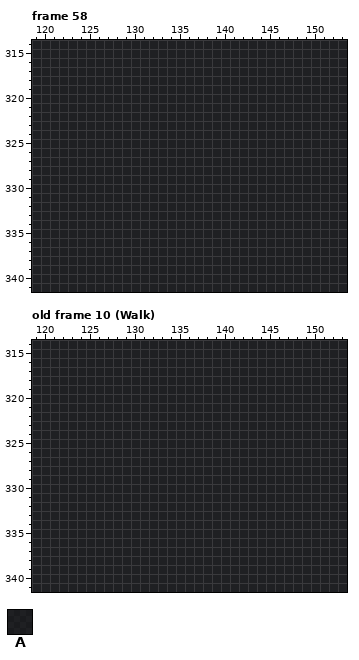
One commit to this pixel-art file: Entregas/ase/Sprites/Sprite-0006.ase. That is the earlier state.
384x384 pixels, 58 frames. Colours within 5 levels of each other are drawn and written as one. Shown: frame 58: x 119..153, y 314..341; old frame 10 (Walk): x 119..153, y 314..341. The commit also changed other frames or places, which this record leaves out.
Visible layers, top first: "Animações", "Hitbox" hard light, "Desenhos", "Fundo" opacity 55%.
Palette (. is transparent): A #0000008d
Pixels before, frame 58, first column x 119:
314 AAAAAAAAAAAAAAAAAAAAAAAAAAAAAAAAAAA
315 AAAAAAAAAAAAAAAAAAAAAAAAAAAAAAAAAAA
316 AAAAAAAAAAAAAAAAAAAAAAAAAAAAAAAAAAA
317 AAAAAAAAAAAAAAAAAAAAAAAAAAAAAAAAAAA
318 AAAAAAAAAAAAAAAAAAAAAAAAAAAAAAAAAAA
319 AAAAAAAAAAAAAAAAAAAAAAAAAAAAAAAAAAA
320 AAAAAAAAAAAAAAAAAAAAAAAAAAAAAAAAAAA
321 AAAAAAAAAAAAAAAAAAAAAAAAAAAAAAAAAAA
322 AAAAAAAAAAAAAAAAAAAAAAAAAAAAAAAAAAA
323 AAAAAAAAAAAAAAAAAAAAAAAAAAAAAAAAAAA
324 AAAAAAAAAAAAAAAAAAAAAAAAAAAAAAAAAAA
325 AAAAAAAAAAAAAAAAAAAAAAAAAAAAAAAAAAA
326 AAAAAAAAAAAAAAAAAAAAAAAAAAAAAAAAAAA
327 AAAAAAAAAAAAAAAAAAAAAAAAAAAAAAAAAAA
328 AAAAAAAAAAAAAAAAAAAAAAAAAAAAAAAAAAA
329 AAAAAAAAAAAAAAAAAAAAAAAAAAAAAAAAAAA
330 AAAAAAAAAAAAAAAAAAAAAAAAAAAAAAAAAAA
331 AAAAAAAAAAAAAAAAAAAAAAAAAAAAAAAAAAA
332 AAAAAAAAAAAAAAAAAAAAAAAAAAAAAAAAAAA
333 AAAAAAAAAAAAAAAAAAAAAAAAAAAAAAAAAAA
334 AAAAAAAAAAAAAAAAAAAAAAAAAAAAAAAAAAA
335 AAAAAAAAAAAAAAAAAAAAAAAAAAAAAAAAAAA
336 AAAAAAAAAAAAAAAAAAAAAAAAAAAAAAAAAAA
337 AAAAAAAAAAAAAAAAAAAAAAAAAAAAAAAAAAA
338 AAAAAAAAAAAAAAAAAAAAAAAAAAAAAAAAAAA
339 AAAAAAAAAAAAAAAAAAAAAAAAAAAAAAAAAAA
340 AAAAAAAAAAAAAAAAAAAAAAAAAAAAAAAAAAA
341 AAAAAAAAAAAAAAAAAAAAAAAAAAAAAAAAAAA
Pixels before, old frame 10 (Walk), first column x 119:
314 AAAAAAAAAAAAAAAAAAAAAAAAAAAAAAAAAAA
315 AAAAAAAAAAAAAAAAAAAAAAAAAAAAAAAAAAA
316 AAAAAAAAAAAAAAAAAAAAAAAAAAAAAAAAAAA
317 AAAAAAAAAAAAAAAAAAAAAAAAAAAAAAAAAAA
318 AAAAAAAAAAAAAAAAAAAAAAAAAAAAAAAAAAA
319 AAAAAAAAAAAAAAAAAAAAAAAAAAAAAAAAAAA
320 AAAAAAAAAAAAAAAAAAAAAAAAAAAAAAAAAAA
321 AAAAAAAAAAAAAAAAAAAAAAAAAAAAAAAAAAA
322 AAAAAAAAAAAAAAAAAAAAAAAAAAAAAAAAAAA
323 AAAAAAAAAAAAAAAAAAAAAAAAAAAAAAAAAAA
324 AAAAAAAAAAAAAAAAAAAAAAAAAAAAAAAAAAA
325 AAAAAAAAAAAAAAAAAAAAAAAAAAAAAAAAAAA
326 AAAAAAAAAAAAAAAAAAAAAAAAAAAAAAAAAAA
327 AAAAAAAAAAAAAAAAAAAAAAAAAAAAAAAAAAA
328 AAAAAAAAAAAAAAAAAAAAAAAAAAAAAAAAAAA
329 AAAAAAAAAAAAAAAAAAAAAAAAAAAAAAAAAAA
330 AAAAAAAAAAAAAAAAAAAAAAAAAAAAAAAAAAA
331 AAAAAAAAAAAAAAAAAAAAAAAAAAAAAAAAAAA
332 AAAAAAAAAAAAAAAAAAAAAAAAAAAAAAAAAAA
333 AAAAAAAAAAAAAAAAAAAAAAAAAAAAAAAAAAA
334 AAAAAAAAAAAAAAAAAAAAAAAAAAAAAAAAAAA
335 AAAAAAAAAAAAAAAAAAAAAAAAAAAAAAAAAAA
336 AAAAAAAAAAAAAAAAAAAAAAAAAAAAAAAAAAA
337 AAAAAAAAAAAAAAAAAAAAAAAAAAAAAAAAAAA
338 AAAAAAAAAAAAAAAAAAAAAAAAAAAAAAAAAAA
339 AAAAAAAAAAAAAAAAAAAAAAAAAAAAAAAAAAA
340 AAAAAAAAAAAAAAAAAAAAAAAAAAAAAAAAAAA
341 AAAAAAAAAAAAAAAAAAAAAAAAAAAAAAAAAAA
After the commit:
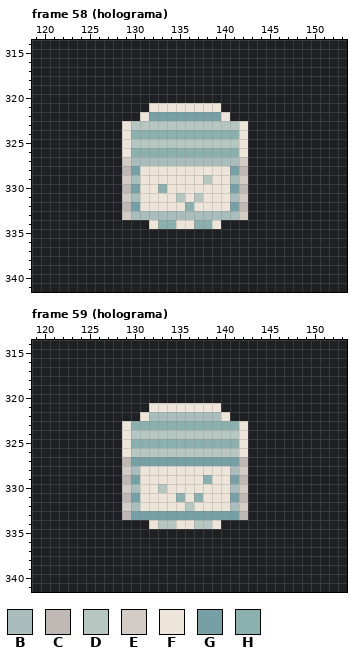
Colours new in this view: B #aabdbd  C #bfb8b4  D #b6c7c1  E #d3cbc5  F #ede4da  G #769fa6  H #8bb0ad
A new or re-ordered frame is compared with the old frame closest to it.
Log entry: Sprite do NPC holograma
Change:
frames 58 -> 73
layer "holo" opacity 44% added
Frame 58 (holograma), layers "holo", "Animações":
The edit turns colour A into colour B in row 327 at x 130 to 141; in row 329 at x 130 and 141; in row 331 at x 130 and 141; in row 333 at x 130 to 141.
The edit turns colour A into colour C in row 328 at x 129 and 142; in row 330 at x 129 and 142; in row 332 at x 129 and 142.
The edit turns colour A into colour D in row 323 at x 130 to 141; in row 325 at x 130 to 141; in row 329 at x 138; in row 331 at x 135 and 137.
The edit turns colour A into colour E in row 327 at x 129 and 142; in row 329 at x 129 and 142; in row 331 at x 129 and 142; in row 333 at x 129 and 142.
The edit turns colour A into colour F in row 321 at x 132 to 139; in row 322 at x 131 and 140; in rows 323 to 326 at x 129 and 142; in row 328 at x 131 to 140; in row 329 at x 131 to 137 and 139 to 140; in row 330 at x 131 to 132 and 134 to 140.
The edit turns colour A into colour F in row 331 at x 131 to 134, 136 and 138 to 140; in row 332 at x 131 to 135 and 137 to 140; in row 334 at x 132, 135 to 136 and 139.
The edit turns colour A into colour G in row 322 at x 132 to 139; in row 328 at x 130 and 141; in row 330 at x 130 and 141; in row 332 at x 130 and 141.
The edit turns colour A into colour H in row 324 at x 130 to 141; in row 326 at x 130 to 141; in row 330 at x 133; in row 332 at x 136; in row 334 at x 133 to 134 and 137 to 138.
Frame 59 (holograma) is new; against old frame 10 (Walk), layers "holo", "Animações":
The edit turns colour A into colour B in row 322 at x 132 to 139; in row 328 at x 130 and 141; in row 330 at x 130 and 141; in row 332 at x 130 and 141.
The edit turns colour A into colour C in row 327 at x 129 and 142; in row 329 at x 129 and 142; in row 331 at x 129 and 142; in row 333 at x 129 and 142.
The edit turns colour A into colour D in row 324 at x 130 to 141; in row 326 at x 130 to 141; in row 330 at x 133; in row 332 at x 136; in row 334 at x 133 to 134 and 137 to 138.
The edit turns colour A into colour E in row 328 at x 129 and 142; in row 330 at x 129 and 142; in row 332 at x 129 and 142.
The edit turns colour A into colour F in row 321 at x 132 to 139; in row 322 at x 131 and 140; in rows 323 to 326 at x 129 and 142; in row 328 at x 131 to 140; in row 329 at x 131 to 137 and 139 to 140; in row 330 at x 131 to 132 and 134 to 140.
The edit turns colour A into colour F in row 331 at x 131 to 134, 136 and 138 to 140; in row 332 at x 131 to 135 and 137 to 140; in row 334 at x 132, 135 to 136 and 139.
The edit turns colour A into colour G in row 327 at x 130 to 141; in row 329 at x 130 and 141; in row 331 at x 130 and 141; in row 333 at x 130 to 141.
The edit turns colour A into colour H in row 323 at x 130 to 141; in row 325 at x 130 to 141; in row 329 at x 138; in row 331 at x 135 and 137.
Boxes around the changes in both pictures, in picture pixels (x1, y1, x2, y2):
changed: (122, 103, 248, 229)
changed: (122, 403, 248, 529)
